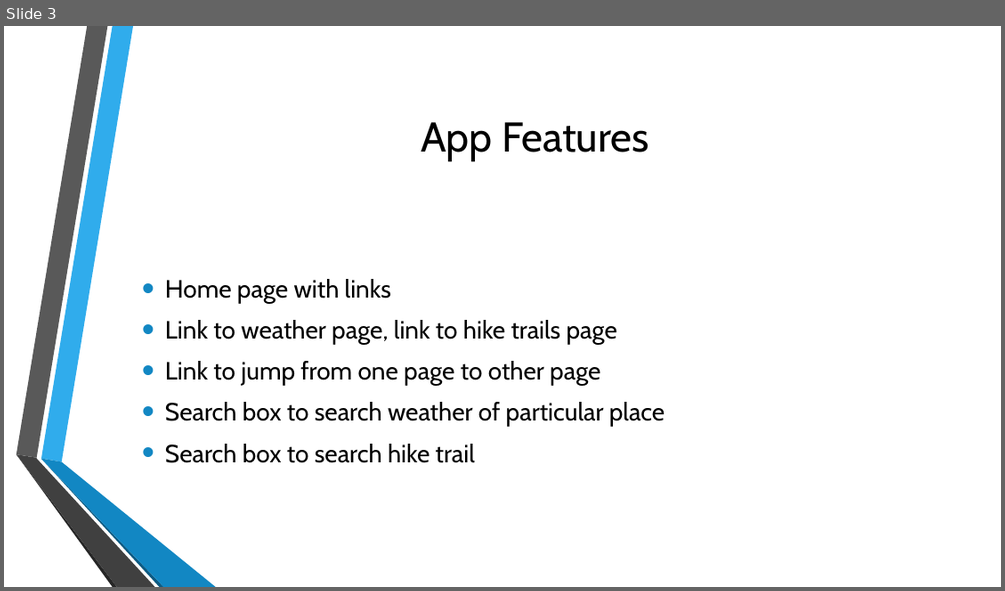
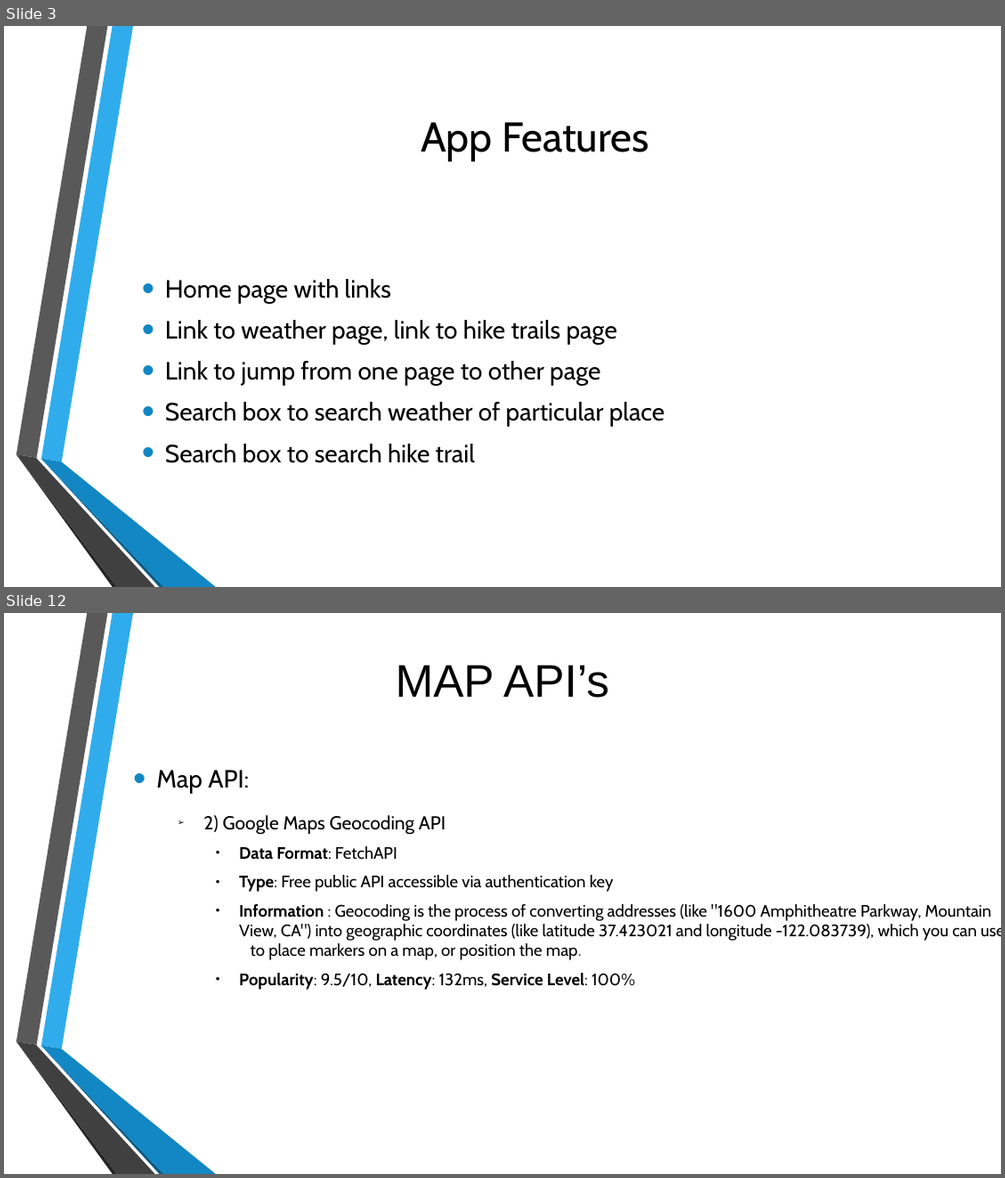
Before and after one commit to HarshaRamayanam/webdev-project, a slide deck: Project proposal.pptx. Shown one above the other, each under a label of ours: slide 3 before the commit, slides 3 and 12 after it; the slides between them are not shown. The pictures are 1005x591 and 1005x1178 pixels, drawn with LibreOffice and Linux fonts; fonts in the diff are those of the drawing; background and template pictures are left out. Boxes give left, top, right and bottom in pixels: in the first picture for what was removed or moved away, otherwise in the second. Text is boxed around its words. In the diff, an @@ line names an element or a change of style, - is before the commit and + after.

```diff
--- a/Project proposal.pptx
+++ b/Project proposal.pptx
@@ slide 12 added at [4, 613, 1001, 1174], background picture (left out); not listed: 6 template elements that a slide beside it also shows @@
@@ title added at [396, 665, 609, 698], 44 pt, text #000000 @@
+MAP API’s
@@ subtitle added at [156, 770, 1001, 989], 16 pt, text #000000 @@
+• Map API:
+  ➢ 2) Google Maps Geocoding API
+    ● Data Format: FetchAPI
+    ● Type: Free public API accessible via authentication key
+    ● Information : Geocoding is the process of converting addresses (like "1600 Amphitheatre Parkway, Mountain View, CA") into geographic coordinates (like latitude 37.423021 and longitude -122.083739), which you can use to place markers on a map, or position the map.
+    ● Popularity: 9.5/10, Latency: 132ms, Service Level: 100%
```
Also in this commit, not shown: 7 slides changed, 4 other slides added.
